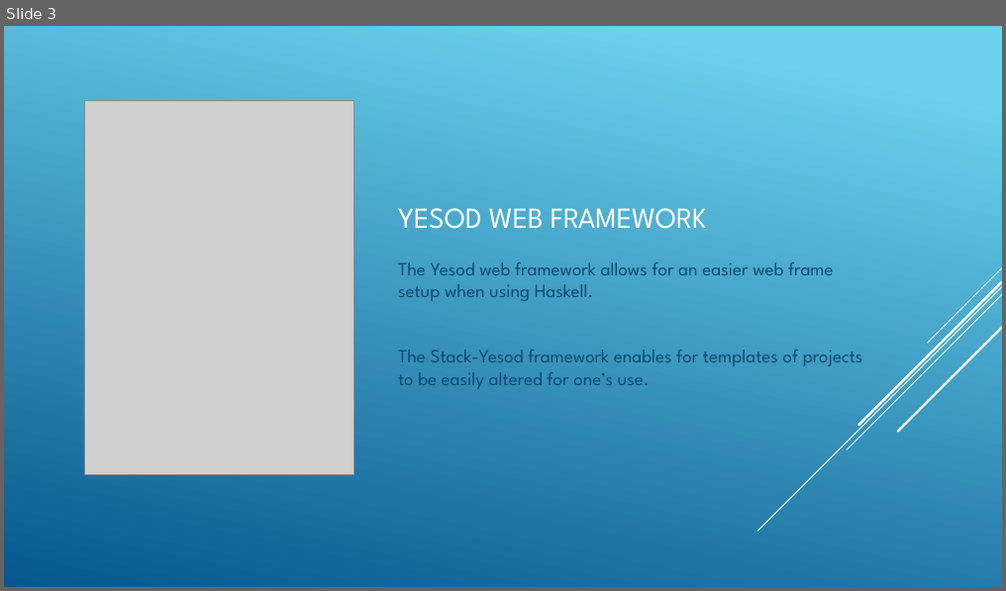
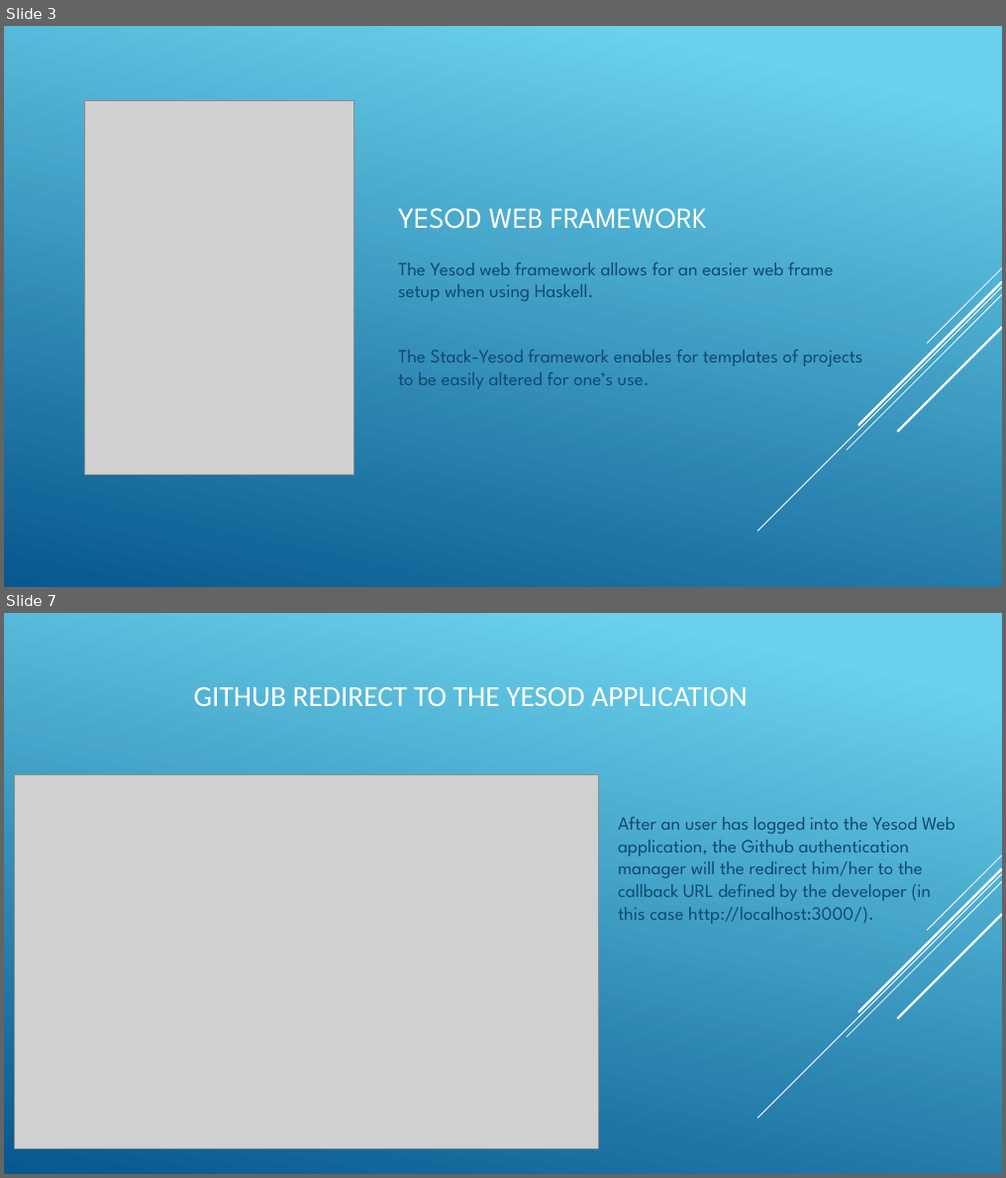
Before and after one commit to sftcd/cs7053, a slide deck: 2016lectures/GitHub OAUth2.pptx. Shown one above the other, each under a label of ours: slide 3 before the commit, slides 3 and 7 after it; the slides between them are not shown. The pictures are 1006x591 and 1006x1178 pixels, drawn with LibreOffice and Linux fonts; fonts in the diff are those of the drawing; grey boxes stand for pictures. Boxes give left, top, right and bottom in pixels: in the first picture for what was removed or moved away, otherwise in the second. Text is boxed around its words. In the diff, an @@ line names an element or a change of style, - is before the commit and + after.

Commit message:
Updated Github OAuth2 slides and moved name from READme to slide deck.

```diff
--- a/2016lectures/GitHub OAUth2.pptx
+++ b/2016lectures/GitHub OAUth2.pptx
@@ slide 7 added at [4,613,1002,1174], background gradient #6ED2EB to #06588E; not listed: 5 template elements that a slide beside it also shows @@
@@ title added at [194,687,746,706], 28 pt, text #FFFFFF @@
+GITHUB REDIRECT TO THE YESOD APPLICATION
@@ picture added at [15,774,598,1149] @@
@@ text added at [618,817,955,924], 18 pt, text #0F496F @@
+After an user has logged into the Yesod Web application, the Github authentication manager will the redirect him/her to the callback URL defined by the developer (in this case http://localhost:3000/).
```
Also in this commit, not shown: 7 slides changed, 6 other slides added, 1 other file.
